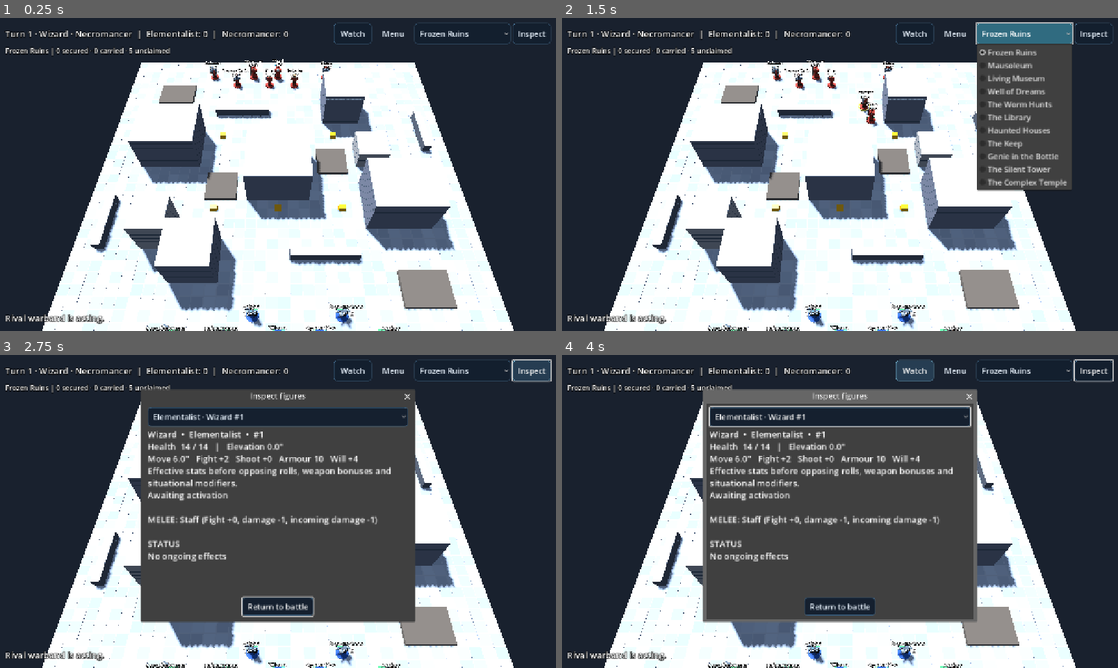
Above: before the commit, frames 1-4 (two rows, left to right).
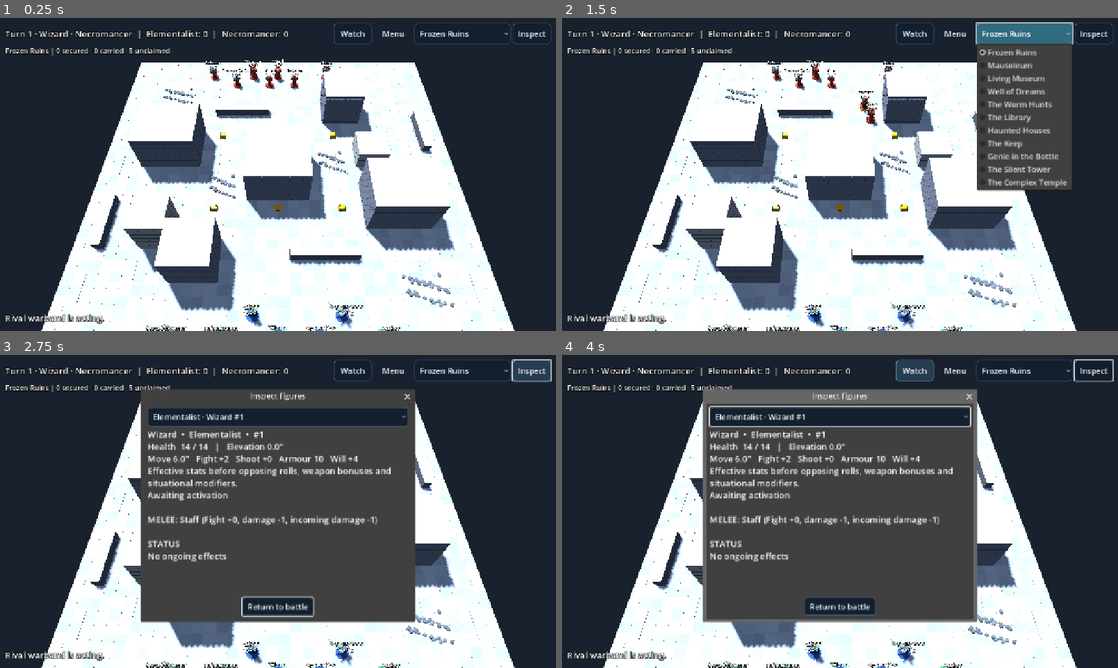
Above: after the commit, the same moments.

Repository: drag0nblad3/Frostgame
Game: Godot game, scene res://scenes/main.tscn
The game is run twice, just before and just after one commit, with the same random seed, the same clock (stepped at 60 frames per second) and the same inputs.
Inputs:
- Up to frame 1 (0.25 s): no input
- Up to frame 2 (1.5 s): click "Watch" at 0.5 s; click "Frozen Ruins" at 1.25 s
- Up to frame 3 (2.75 s): click "Inspect" at 2 s
- Up to frame 4 (4 s): click "Elementalist · Wizard #1" at 2.75 s; click "Watch" at 3.5 s

The runs differ from the first frame. In frame 1, 2.7% of the frame differs, in the area x 7-93%, y 15-100%; in frame 2, 2.6%; in frame 3, 1.1%; in frame 4, 1.1%.

Commit message:
Dress terrain and treasure; add rendered miniature and battlefield preview workflow

Diff:
--- a/src/view/battle/event_player.gd
+++ b/src/view/battle/event_player.gd
@@ -181,6 +181,7 @@
 		marker.mesh = box
 		marker.material_override = BoardView._mat(Color(0.42, 0.83, 1.0) if token.frozen else Color(1.0, 0.73, 0.15), 0.3)
 		add_child(marker)
+		TerrainDressing.chest(marker)
 		marker.position = TableSpace.to_world(token.pos, 0.25 + state.board.height_at(token.pos))
 		treasure_views[token.id] = marker
 		if not token.unresolved() or (state.scenario_special == "complex_temple" and token.frozen):
--- a/src/view/board_view.gd
+++ b/src/view/board_view.gd
@@ -11,6 +11,7 @@
 
 func build(board: Board) -> void:
 	for c in get_children():
+		remove_child(c)
 		c.queue_free()
 	var top := MeshInstance3D.new()
 	var slab := BoxMesh.new()
@@ -20,9 +21,19 @@
 	top.position = TableSpace.to_world(board.size * 0.5, -0.25)
 	add_child(top)
 	add_child(TabletopDetails.ground(board))
+	TerrainDressing.slab_frame(self, board)
 	for piece in board.pieces:
-		add_child(_piece(piece))
-		TabletopDetails.decorate(self, piece)
+		match piece.kind.id:
+			"rubble":
+				TerrainDressing.rubble(self, piece)
+			"museum_statue":
+				TerrainDressing.statue(self, piece)
+			"temple_column":
+				TerrainDressing.column(self, piece)
+			_:
+				add_child(_piece(piece))
+				TabletopDetails.decorate(self, piece)
+				TerrainDressing.masonry(self, piece)
 
 
 func _piece(piece: TerrainPiece) -> MeshInstance3D:
--- /dev/null
+++ b/src/view/terrain_dressing.gd
@@ -0,0 +1,84 @@
+class_name TerrainDressing
+extends RefCounted
+## Distinct site details constrained to logical terrain footprints.
+
+
+static func slab_frame(root: Node3D, board: Board) -> void:
+	var center := board.size * 0.5
+	MiniatureFactory.box(root, TableSpace.to_world(center, -0.65), Vector3(board.size.x + 0.5, 0.30, board.size.y + 0.5), Color(0.16, 0.19, 0.23))
+	for side: float in [-1.0, 1.0]:
+		MiniatureFactory.box(root, Vector3(center.x, -0.20, center.y + side * (center.y + 0.05)), Vector3(board.size.x, 0.18, 0.10), Color(0.44, 0.48, 0.49))
+		MiniatureFactory.box(root, Vector3(center.x + side * (center.x + 0.05), -0.20, center.y), Vector3(0.10, 0.18, board.size.y), Color(0.44, 0.48, 0.49))
+
+
+static func rubble(root: Node3D, p: TerrainPiece) -> void:
+	var rect := p.rect
+	var count := clampi(roundi(rect.get_area() * 2.0), 4, 24)
+	for i in count:
+		var x := rect.position.x + 0.25 + (rect.size.x - 0.5) * float(posmod(i * 37, 97)) / 97.0
+		var z := rect.position.y + 0.25 + (rect.size.y - 0.5) * float(posmod(i * 61, 89)) / 89.0
+		var shade := Color(0.38, 0.43, 0.48).lightened(float(i % 5) * 0.035)
+		var m := MiniatureFactory.sphere(root, Vector3(x, 0.18, z), Vector3(0.32 + 0.12 * (i % 3), 0.27, 0.34), shade)
+		m.rotation.y = i * 0.73
+
+
+static func column(root: Node3D, p: TerrainPiece) -> void:
+	var c := p.rect.get_center()
+	var stone := Color(0.59, 0.64, 0.64)
+	var r := minf(p.rect.size.x, p.rect.size.y) * 0.5
+	MiniatureFactory.box(root, TableSpace.to_world(c, 0.12), Vector3(r * 2, 0.24, r * 2), stone.darkened(0.22))
+	MiniatureFactory.cylinder(root, TableSpace.to_world(c, 1.48), r * 0.76, r * 0.84, 2.5, stone)
+	for y: float in [0.36, 0.63, 2.36, 2.63]:
+		MiniatureFactory.cylinder(root, TableSpace.to_world(c, y), r * 0.91, r * 0.91, 0.10, stone.darkened(0.20))
+	var cap := MiniatureFactory.box(root, TableSpace.to_world(c, 2.83), Vector3(r * 2, 0.28, r * 2), stone.lightened(0.17))
+	cap.rotation.y = 0.0
+	for a in 4:
+		var direction := Vector2.RIGHT.rotated(TAU * a / 4.0)
+		var at := c + direction * r * 0.80
+		var gem := MiniatureFactory.box(root, TableSpace.to_world(at, 2.05), Vector3(0.12, 0.23, 0.12), Color(0.30, 0.68, 0.85))
+		var mat: StandardMaterial3D = gem.material_override
+		mat.emission_enabled = true
+		mat.emission = Color(0.12, 0.35, 0.51)
+
+
+static func statue(root: Node3D, p: TerrainPiece) -> void:
+	var model := Node3D.new()
+	root.add_child(model)
+	model.position = TableSpace.to_world(p.rect.get_center(), 0.13)
+	MiniatureFactory.construct(model, Color(0.58, 0.70, 0.74), 0.96)
+	for node in model.get_children():
+		if node is MeshInstance3D:
+			node.material_override = BoardView._mat(Color(0.62, 0.69, 0.72), 1.0)
+	MiniatureFactory.box(root, TableSpace.to_world(p.rect.get_center(), 0.065), Vector3(p.rect.size.x, 0.13, p.rect.size.y), Color(0.34, 0.40, 0.46))
+
+
+static func masonry(root: Node3D, p: TerrainPiece) -> void:
+	var rect := p.rect
+	var h := p.kind.height
+	if p.kind.id not in ["ruin", "wall", "tower", "hut_wall", "null_lower", "null_middle", "null_upper", "null_annex"]:
+		return
+	var color := Color(0.29, 0.35, 0.41)
+	for level in maxi(1, floori(h / 0.65)):
+		var y := 0.34 + level * 0.65
+		if y >= h - 0.15:
+			break
+		for x: float in [rect.position.x, rect.end.x]:
+			var n := floori(rect.size.y / 1.2)
+			for i in n:
+				var z := rect.position.y + 0.45 + i * 1.2 + (0.35 if level % 2 else 0.0)
+				if z < rect.end.y - 0.1:
+					MiniatureFactory.box(root, Vector3(x, y, z), Vector3(0.025, 0.57, 0.04), color)
+		for z: float in [rect.position.y, rect.end.y]:
+			var n := floori(rect.size.x / 1.2)
+			for i in n:
+				var x := rect.position.x + 0.45 + i * 1.2 + (0.35 if level % 2 else 0.0)
+				if x < rect.end.x - 0.1:
+					MiniatureFactory.box(root, Vector3(x, y, z), Vector3(0.04, 0.57, 0.025), color)
+
+
+static func chest(root: Node3D) -> void:
+	var iron := Color(0.30, 0.24, 0.16)
+	for x: float in [-0.22, 0.22]:
+		MiniatureFactory.box(root, Vector3(x, 0.25, 0), Vector3(0.065, 0.035, 0.46), iron)
+		MiniatureFactory.box(root, Vector3(x, 0, -0.23), Vector3(0.065, 0.48, 0.035), iron)
+	MiniatureFactory.box(root, Vector3(0, 0.0, -0.26), Vector3(0.13, 0.17, 0.04), iron)
--- a/tools/capture.gd
+++ b/tools/capture.gd
@@ -18,6 +18,9 @@
 	_scene = load("res://scenes/main.tscn").instantiate()
 	root.add_child(_scene)
 	_scene.watch_mode = true
+	if args.size() > 2:
+		_scene._scenario_id = args[2]
+		_scene.new_game(17)
 
 
 func _process(_delta: float) -> bool:
--- /dev/null
+++ b/tools/miniature_gallery.gd
@@ -0,0 +1,50 @@
+extends SceneTree
+## A renderable miniature lineup. No gameplay state is changed.
+var _frames := 0
+var _scene: Node3D
+
+
+func _initialize() -> void:
+	_scene = Node3D.new()
+	root.add_child(_scene)
+	var db := FigureDb.load_files()
+	var ids := ["wizard", "apprentice", "knight", "templar", "ranger", "archer", "apothecary", "barbarian", "skeleton", "armoured_skeleton", "wraith", "genie", "ice_spider", "ice_toad", "white_gorilla", "werewolf", "snow_troll", "frost_giant", "wolf", "boar", "bear", "snow_leopard", "giant_rat", "large_construct"]
+	for i in ids.size():
+		var f := Figure.new(i + 1, db.get_def(ids[i]), 0 if i < 8 else -1, Vector2(2 + i % 6 * 2.2, 2 + floori(i / 6.0) * 3.1), db.unarmed())
+		var v := FigureView.new()
+		_scene.add_child(v)
+		v.setup(f, "Gallery")
+		v.face_toward(Vector3(6, 0, -12))
+	var base := BoxMesh.new()
+	base.size = Vector3(15, 0.25, 14)
+	MiniatureFactory.mesh(_scene, base, Vector3(7, -0.14, 7), Color(0.58, 0.65, 0.73))
+	var sun := DirectionalLight3D.new()
+	sun.rotation_degrees = Vector3(-55, -30, 0)
+	sun.light_energy = 1.5
+	sun.shadow_enabled = true
+	_scene.add_child(sun)
+	var fill := DirectionalLight3D.new()
+	fill.rotation_degrees = Vector3(-38, 145, 0)
+	fill.light_energy = 0.6
+	_scene.add_child(fill)
+	var camera := Camera3D.new()
+	camera.projection = Camera3D.PROJECTION_ORTHOGONAL
+	camera.size = 15.0
+	_scene.add_child(camera)
+	camera.position = Vector3(7, 18, -14)
+	camera.look_at(Vector3(7, 0, 6), Vector3.UP)
+	camera.make_current()
+
+
+func _process(_delta: float) -> bool:
+	_frames += 1
+	if _frames < 40:
+		return false
+	var args := OS.get_cmdline_user_args()
+	var out := args[0] if not args.is_empty() else "/tmp/miniatures.png"
+	var img := root.get_texture().get_image()
+	if img == null or img.save_png(out) != OK:
+		quit(1)
+		return true
+	print("Gallery captured: ", out)
+	return true
